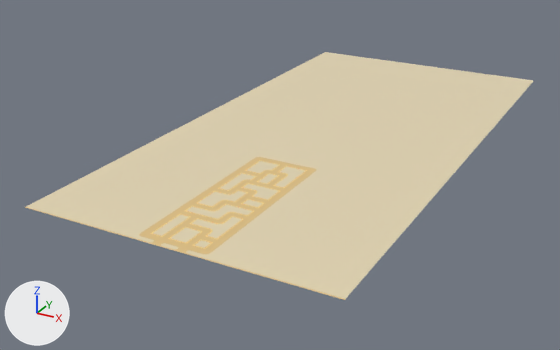
Renders of the FBX model Assets/000.Eeeeden/00-Fbxs/01-Map/Map-Stage-2.fbx from each side of a commit.
Both versions are drawn from a 50 mm camera at (68.2, -72.5, 60.4) aimed at (-8.1, 66.2, -8.9). Lighting does not change. The marker at lower left points along +X, +Y and +Z. Where no turn or scale is listed for an object, it has been applied to the vertices.

Names of what the first picture shows: 'Map-Stage-2'.
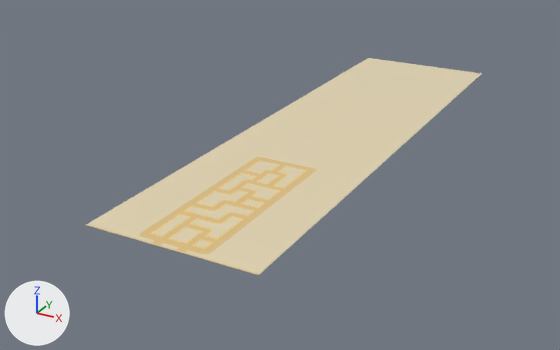
What differs and where, as boxes [x1, y1, x2, y2] in the pictures (560 x 350 px):
```json
{"object": "Map-Stage-2", "change": "reshaped", "before": [25, 52, 533, 300], "after": [86, 58, 482, 275], "on screen": "22% narrower, 12% shorter"}
```

Scene script edits in JSON lines:
```json
{"block": "me_map_stage_2", "where": "me_map_stage_2.from_pydata(...)  # 5384 vertices, 2591 faces; spans x -31.0..31.0, y 14.1..136.3, z 0.0"}
{"block": "me_map_stage_2", "where": "# used by ob_map_stage_2; location = (0.0, 0.0, 0.0)"}
{"block": "me_map_stage_2", "where": "# before: 0 (31.0, 136.3, 0.0) at pixel (534, 80), 1 (-31.0, 136.3, 0.0) at pixel (325, 52), 16 (-31.0, 14.4, 0.0) at pixel (25, 206), 17 (31.0, 14.4, 0.0) at pixel (345, 299), 18 (-31.0, 14.1, 0.0) at pixel (24, 207)"}
{"block": "me_map_stage_2", "where": "# before: 19 (31.0, 14.1, 0.0) at pixel (344, 299), 20 (-31.0, 14.4, 0.0) at pixel (25, 206), 21 (31.0, 14.4, 0.0) at pixel (345, 298)"}
{"block": "me_map_stage_2", "change": "me_map_stage_2 part 1"}
{"op": "add", "block": "me_map_stage_2", "code": "for i in [0, 17, 19, 21]: me_map_stage_2.vertices[i].co += Vector((-14.1, 0.0, 0.0))"}
{"op": "add", "block": "me_map_stage_2", "code": "for i in [1, 16, 18, 20]: me_map_stage_2.vertices[i].co += Vector((14.1, 0.0, 0.0))"}
```
